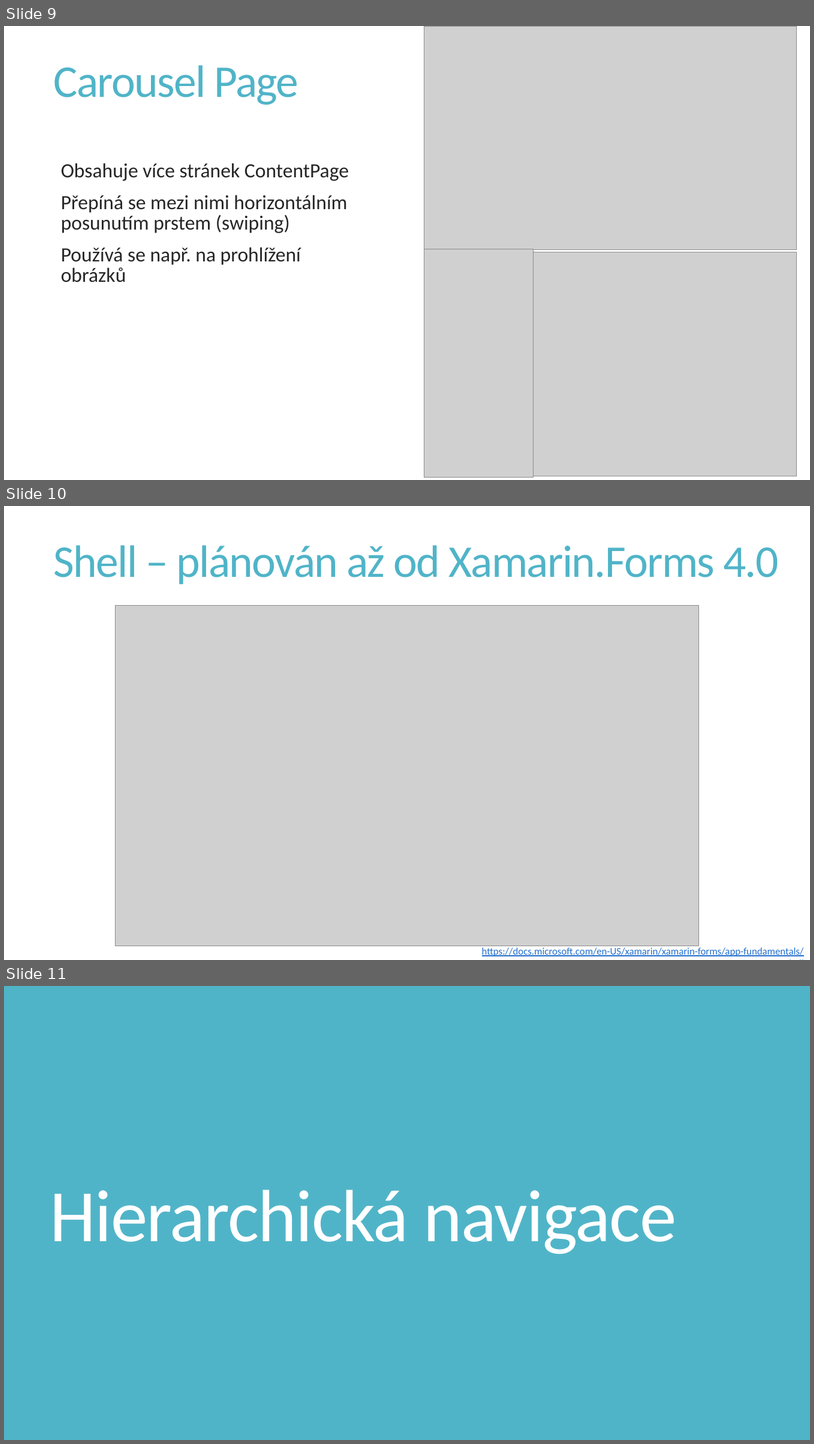
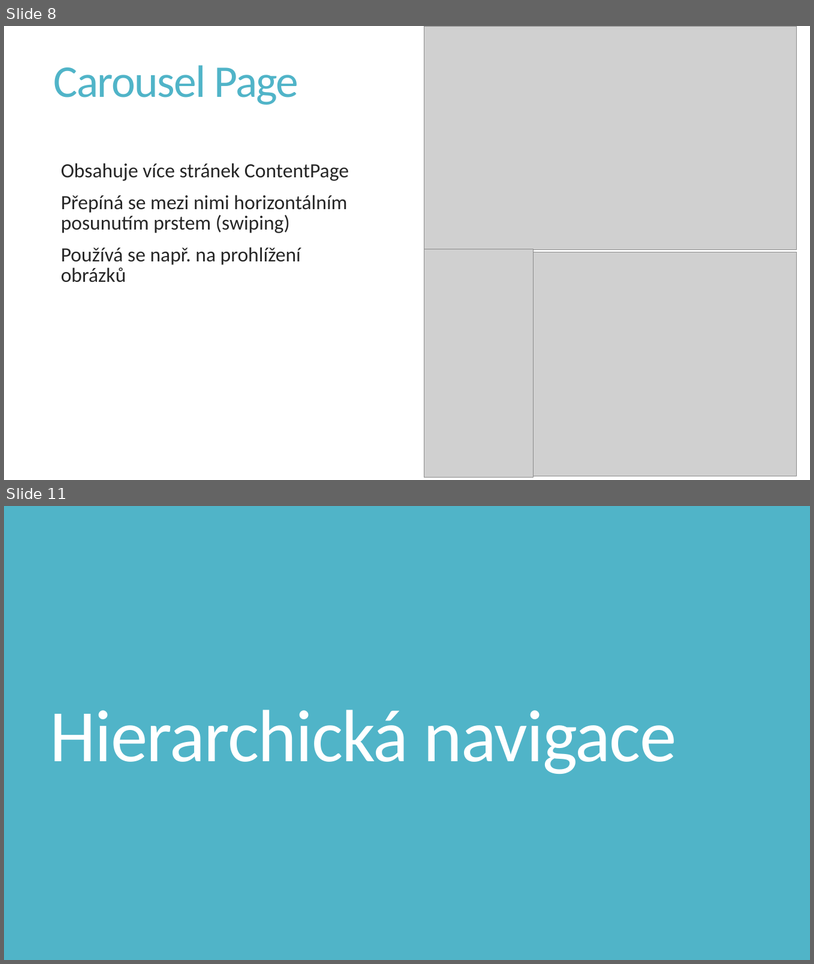
Before and after one commit to PetrVobornik/prednasky, a slide deck: Xamarin.Forms/04-Navigace/navigace.ppsx. Shown one above the other, each under a label of ours: slides 9, 10 and 11 before the commit, slides 8 and 11 after it; the slides between them are not shown. The pictures are 814x1444 and 814x964 pixels, drawn with LibreOffice and Linux fonts; fonts in the diff are those of the drawing; grey boxes stand for pictures. Boxes give left, top, right and bottom in pixels: in the first picture for what was removed or moved away, otherwise in the second. Text is boxed around its words. In the diff, an @@ line names an element or a change of style, - is before the commit and + after.

```diff
--- a/Xamarin.Forms/04-Navigace/navigace.ppsx
+++ b/Xamarin.Forms/04-Navigace/navigace.ppsx
@@ slide 10 removed at (4,506,810,960), background #FFFFFF @@
@@ title removed at (54,545,779,584) @@
-Shell – plánován až od Xamarin.Forms 4.0
@@ picture removed at (116,605,699,946) @@
@@ text removed at (482,947,804,956) @@
-https://docs.microsoft.com/en-US/xamarin/xamarin-forms/app-fundamentals/shell
@@ what was slide 9 is now slide 8 @@
```
Also in this commit, not shown: 2 slides changed, 1 slide added, 15 other files.
